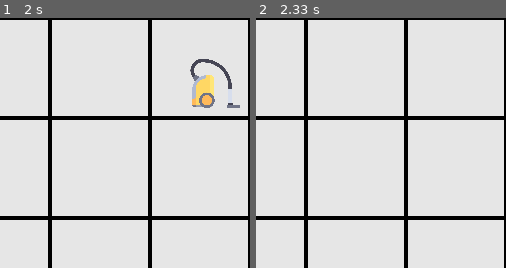
Above: before the commit, frames 1-2 (left to right).
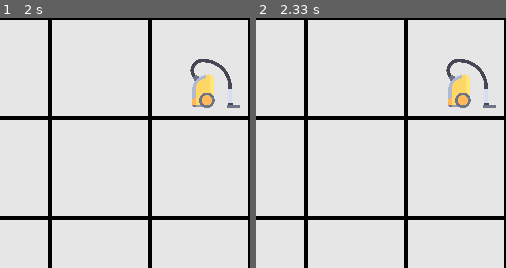
Above: after the commit, the same moments.

Repository: EloyMartinez/AI-TP1-UQAC
Game: pygame game, started from src/main.py
Same seed, same stepped clock (60 frames per second), same inputs: the game is played once before the commit and once after it.
Inputs:
- Up to frame 1 (2 s): no input
- Up to frame 2 (2.33 s): no input
The pictures show only the part of the screen within x 50-100%, y 0-50%; the shares and areas given below are measured in that part.

Frame 1 is identical in both runs. In frame 2, 1.5% of the frame differs, in the area x 76-96%, y 16-36%.

Commit message:
reglage bug algo informé

Diff:
--- a/src/envir/grid.py
+++ b/src/envir/grid.py
@@ -83,7 +83,7 @@
 
     def display_dirt(self,x,y):
         print("add_dirt : " + str(x) + "  " +str(y))
-        dirt = pygame.image.load('src/envir/img/dirt.png')
+        dirt = pygame.image.load('envir/img/dirt.png')
         pic_dirt = pygame.transform.scale(dirt, (40, 40))
         self._screen.blit(pic_dirt, (x,y))
 
@@ -91,20 +91,20 @@
 
     def display_jewel(self,x,y):
         print("add_Jewel : " + str(x) + "  " +str(y))
-        jewel = pygame.image.load('src/envir/img/jewel.png')
+        jewel = pygame.image.load('envir/img/jewel.png')
         pic_jewel = pygame.transform.scale(jewel, (50, 50))
         self._screen.blit(pic_jewel, (x+50,y-9))
 
 
     def add_vaccum(self, x, y):
-        vaccum= pygame.image.load('src/envir/img/vaccum.png')
+        vaccum= pygame.image.load('envir/img/vaccum.png')
         pic_vaccum = pygame.transform.scale(vaccum, (50, 50))
         self._screen.blit(pic_vaccum, ((x*100)+40,(y*100)+40))
 
 
     def update_vaccum(self, x_vaccum, y_vaccum, newx, newy):
         pygame.draw.rect(self._screen,white_color, (x_vaccum, y_vaccum, 50,50))
-        vaccum= pygame.image.load('src/envir/img/vaccum.png')
+        vaccum= pygame.image.load('envir/img/vaccum.png')
         pic_vaccum = pygame.transform.scale(vaccum, (50, 50))
         self._screen.blit(pic_vaccum, ((newx*100)+40,(newy*100)+40))
 
--- a/src/main.py
+++ b/src/main.py
@@ -19,7 +19,7 @@
     while True:
         grille.generate_environment()
         grille.main()
-        time.sleep(20)
+        time.sleep(10)
 
 def gestion_aspi(aspi, grille):
     while True:
@@ -31,7 +31,7 @@
         aspi.setIntent()
         aspi.update_pos(grille)
 
-        time.sleep(2)
+        time.sleep(10)
 
 
 
